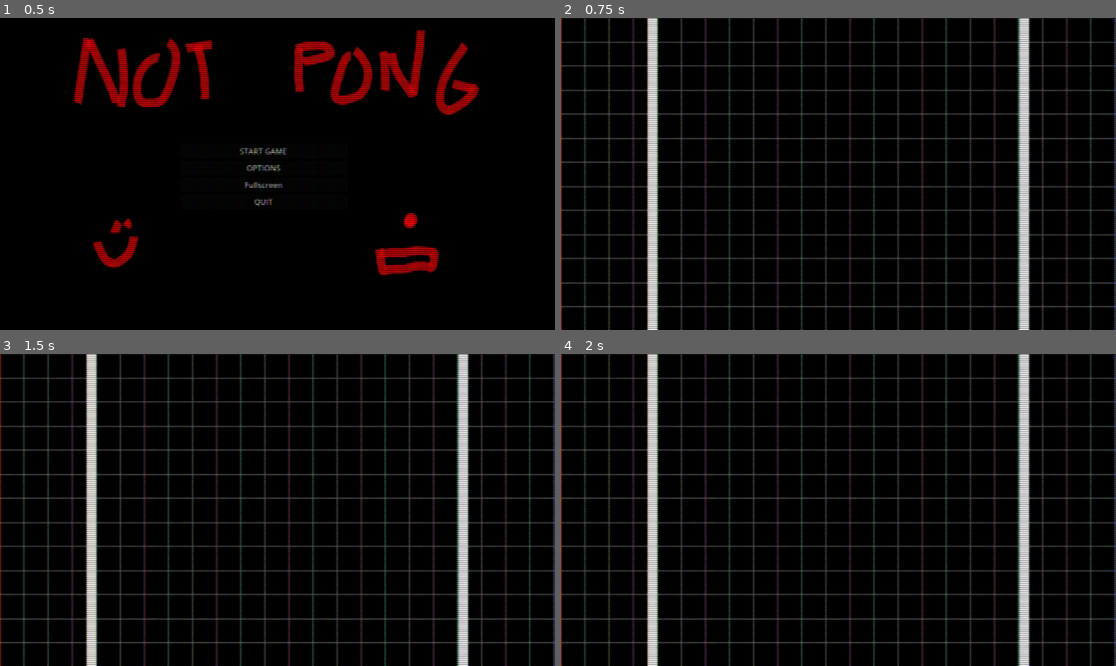
Above: before the commit, frames 1-4 (two rows, left to right).
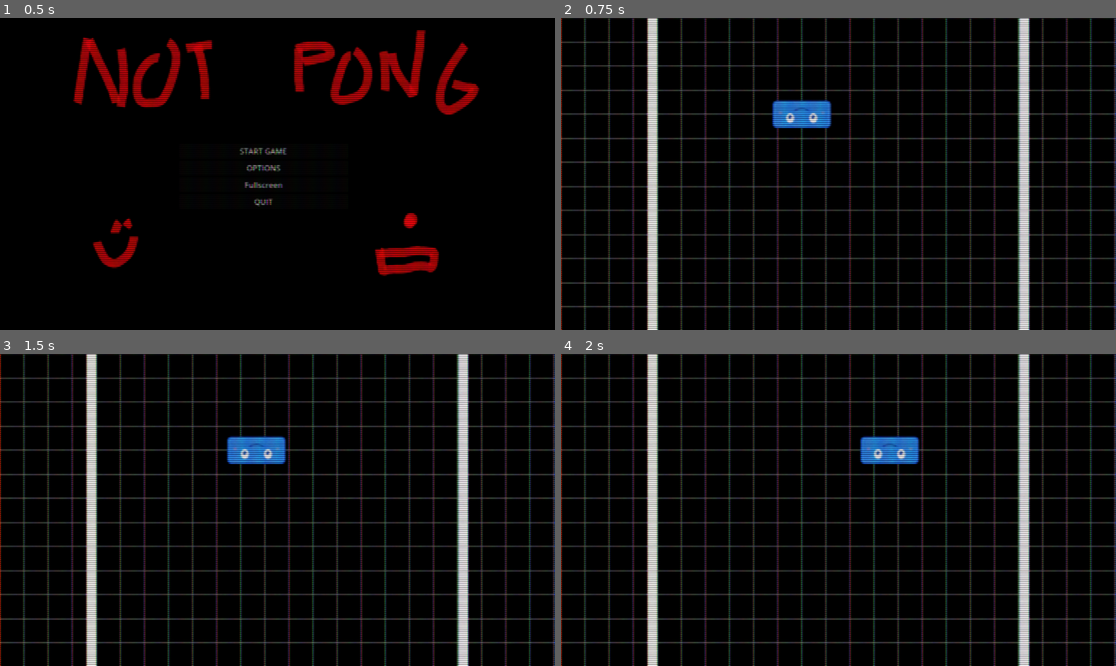
Above: after the commit, the same moments.

Repository: Nicheen/GameJamSummer2025
Game: Godot game, scene res://scenes/menus/main_menu.tscn
The game is run twice, just before and just after one commit, with the same random seed, the same clock (stepped at 60 frames per second) and the same inputs.
Inputs (mouse positions are in pixels of both pictures, inside the frame that each line leads up to):
- Up to frame 1 (0.5 s): no input
- Up to frame 2 (0.75 s): click "START GAME" at 0.5 s
- Up to frame 3 (1.5 s): tap Enter (ui_accept) at 1.25 s; move the mouse to (399, 494) at 1.27 s; hold D (move_right) from 1.28 s (still down); click (399, 494) at 1.35 s
- Up to frame 4 (2 s): keep holding D (move_right); tap Enter (ui_accept) at 1.52 s

Frame 1 is identical in both runs. In frame 2, 1.0% of the frame differs, in the area x 37-49%, y 26-36%; in frame 3, 1.0%; in frame 4, 1.0%.

Commit message:
playerrr

Diff:
--- a/gamejamsummer2025/scenes/obj/Player.tscn
+++ b/gamejamsummer2025/scenes/obj/Player.tscn
@@ -1,7 +1,7 @@
 [gd_scene load_steps=4 format=3 uid="uid://b4g35yo4tk2kb"]
 
 [ext_resource type="Script" uid="uid://dctpv4rhjpa0w" path="res://scripts/character_body_2d.gd" id="1_j31ew"]
-[ext_resource type="Texture2D" uid="uid://cwnerh202ej8e" path="res://icon.svg" id="3_nkb2x"]
+[ext_resource type="Texture2D" uid="uid://bvi1iajwn8esu" path="res://images/square_player_svg.svg" id="2_mb3g1"]
 
 [sub_resource type="RectangleShape2D" id="RectangleShape2D_j31ew"]
 size = Vector2(130, 129)
@@ -11,7 +11,8 @@
 script = ExtResource("1_j31ew")
 
 [node name="Sprite2D" type="Sprite2D" parent="."]
-texture = ExtResource("3_nkb2x")
+texture = ExtResource("2_mb3g1")
+flip_v = true
 
 [node name="CollisionShape2D" type="CollisionShape2D" parent="."]
 shape = SubResource("RectangleShape2D_j31ew")
